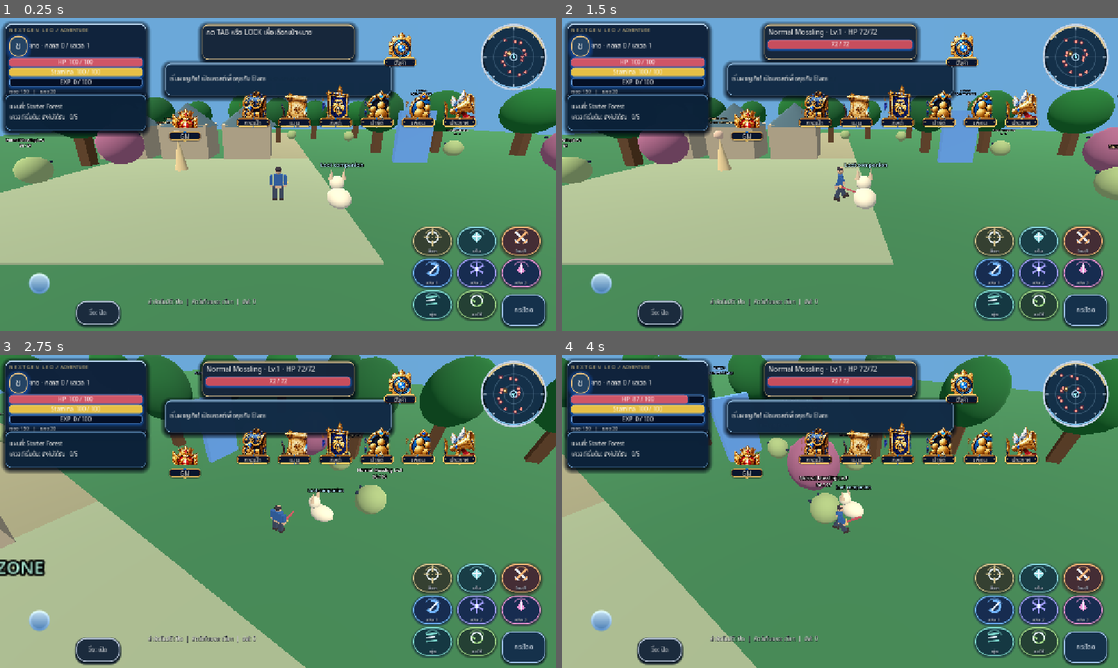
Above: before the commit, frames 1-4 (two rows, left to right).
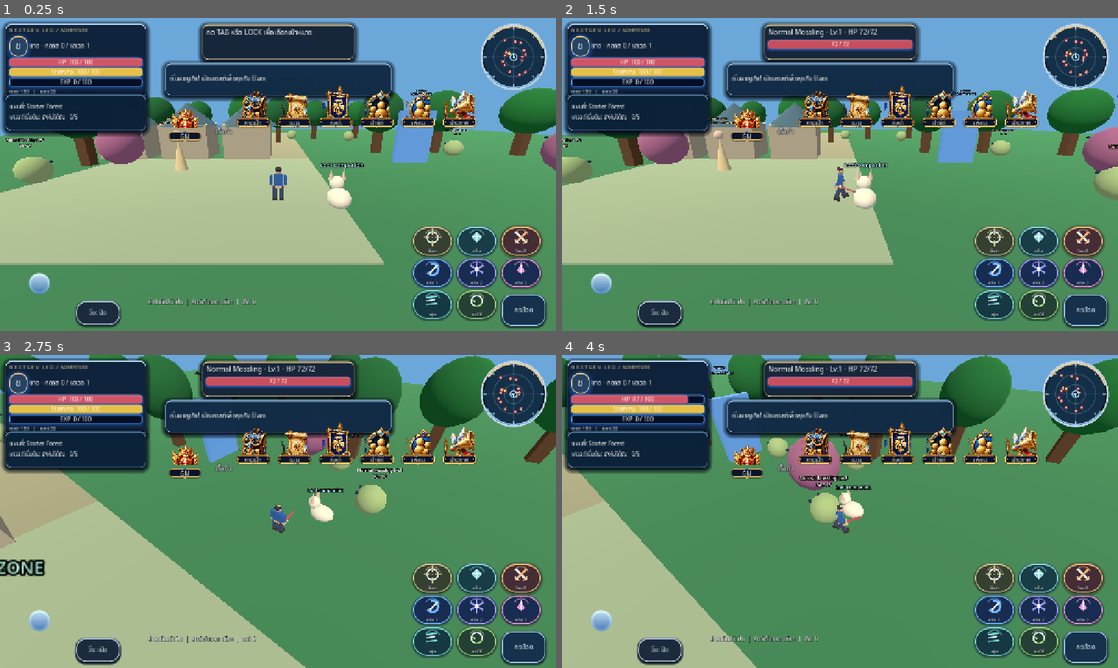
Above: after the commit, the same moments.

Repository: redfullmoon209-debug/NexTgenLeo
Game: Godot game, scene res://scenes/main.tscn
Same seed, same stepped clock (60 frames per second), same inputs: the game is played once before the commit and once after it.
Inputs (mouse positions are in pixels of both pictures, inside the frame that each line leads up to):
- Up to frame 1 (0.25 s): no input
- Up to frame 2 (1.5 s): click "กระโดด" at 0.5 s; tap Enter at 1.25 s; move the mouse to (962, 158) at 1.27 s; hold D from 1.28 s (still down); tap Tab at 1.35 s; click (962, 158) at 1.42 s
- Up to frame 3 (2.75 s): tap Space at 1.52 s; release D at 2 s; drag from (166, 527) to (250, 574) at 2.02 s
- Up to frame 4 (4 s): click "วิ่ง: เปิด" at 2.75 s; move the mouse to (895, 442) at 3.52 s; hold D from 3.53 s (still down); tap 1 at 3.6 s

The runs differ from the first frame. In frame 1, 0.5% of the frame differs, in the area x 38-75%, y 4-38%; in frame 2, 0.5%; in frame 3, 0.5%; in frame 4, 0.5%.

Commit message:
Align Settings closed icon to same eight-button row while preserving existing gold dropdown

Diff:
--- a/scripts/settings_rich_menu.gd
+++ b/scripts/settings_rich_menu.gd
@@ -1,5 +1,6 @@
 extends CanvasLayer
 const MainNavLocale = preload("res://scripts/main_nav_locale.gd")
+const MainNavLayout = preload("res://scripts/main_nav_layout.gd")
 ## Isolated, four-component Settings Rich Menu. No image crops or gameplay changes.
 ## Independent layers: SVG icons / editable Thai Labels / gold background Panel / frame Panel.
 const TITLES := ["กราฟิกและหน้าจอ", "เสียง", "การควบคุม", "จัดตำแหน่ง HUD", "ตั้งค่า Auto Hunt", "ตั้งค่า Auto Potion", "การแจ้งเตือน", "ภาษา", "บัญชีและความปลอดภัย", "ออกจากเกม"]
@@ -41,7 +42,7 @@
 	toggle.add_child(header_content)
 	closed_gear = TextureRect.new()
 	closed_gear.name = "PrimarySettingsIllustration"
-	closed_gear.texture = load("res://assets/ui/main_nav/illustrated/settings.png")
+	closed_gear.texture = load("res://assets/ui/main_nav/standalone/settings.png")
 	closed_gear.custom_minimum_size = Vector2(83, 102)
 	closed_gear.expand_mode = TextureRect.EXPAND_IGNORE_SIZE
 	closed_gear.stretch_mode = TextureRect.STRETCH_KEEP_ASPECT_CENTERED
@@ -250,8 +251,7 @@
 	var menu_width := minf(560.0, viewport_size.x - 20.0)
 	# Collapsed gear occupies only its OWN small button, not the GM / menu buttons.
 	# 1280px: x=892..964, GM starts at x=975. All other HUD remains untouched.
-	var collapsed_right := -316.0 if is_wide else -12.0
-	var collapsed_top := 12.0 if is_wide else 180.0
+	var closed_slot: Rect2 = MainNavLayout.slot(get_viewport(), 1)
 	var open_right := -180.0 if is_wide else -10.0
 	var menu_top := 12.0 if is_wide else 10.0
 	# Closed: show ONLY the blue gear. Remove the yellow/gold background and borders.
@@ -265,18 +265,20 @@
 	header_content.alignment = BoxContainer.ALIGNMENT_BEGIN if panel.visible else BoxContainer.ALIGNMENT_CENTER
 	# Only the COLLAPSED main-button art changes; the approved gold dropdown stays intact.
 	closed_caption.visible = not panel.visible
-	closed_gear.texture = load("res://assets/ui/settings/icons/gear.svg") if panel.visible else load("res://assets/ui/main_nav/illustrated/settings.png")
-	closed_gear.custom_minimum_size = Vector2(48, 48) if panel.visible else Vector2(83, 102)
+	closed_gear.texture = load("res://assets/ui/settings/icons/gear.svg") if panel.visible else load("res://assets/ui/main_nav/standalone/settings.png")
+	closed_gear.custom_minimum_size = Vector2(48, 48) if panel.visible else closed_slot.size
 	if panel.visible:
 		toggle.offset_left = open_right - menu_width
 		toggle.offset_right = open_right
 		toggle.offset_top = menu_top
 		toggle.offset_bottom = menu_top + header_height
 	else:
-		toggle.offset_left = collapsed_right - 86.0
-		toggle.offset_right = collapsed_right
-		toggle.offset_top = collapsed_top
-		toggle.offset_bottom = collapsed_top + 104.0
+		# Slot 1 has the same Y and size as GM and the six navigation icons.
+		toggle.offset_left = closed_slot.position.x - viewport_size.x
+		toggle.offset_right = closed_slot.end.x - viewport_size.x
+		toggle.offset_top = closed_slot.position.y
+		toggle.offset_bottom = closed_slot.end.y
+		closed_caption.add_theme_font_size_override("font_size", roundi(clampf(closed_slot.size.x * 0.21, 10.0, 17.0)))
 	panel.offset_left = open_right - menu_width
 	panel.offset_right = open_right
 	panel.offset_top = menu_top + header_height + 4.0
